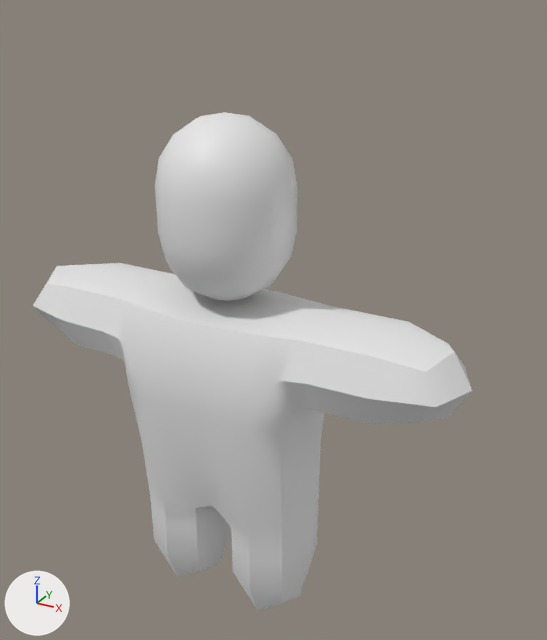
The FBX model BannerMan/Assets/Imports/Models/Civilian.fbx: old version first, new version second.
Both versions are drawn from a camera (50 mm lens) standing at (1.98, -3.1, 3.38) and looking at (0.17, 0.2, 1.73). The axes (+X, +Y, +Z) are drawn at lower left. The lights are the same throughout. Where no turn or scale is listed for an object, it has been applied to the vertices. Vertices at the same position are counted once.
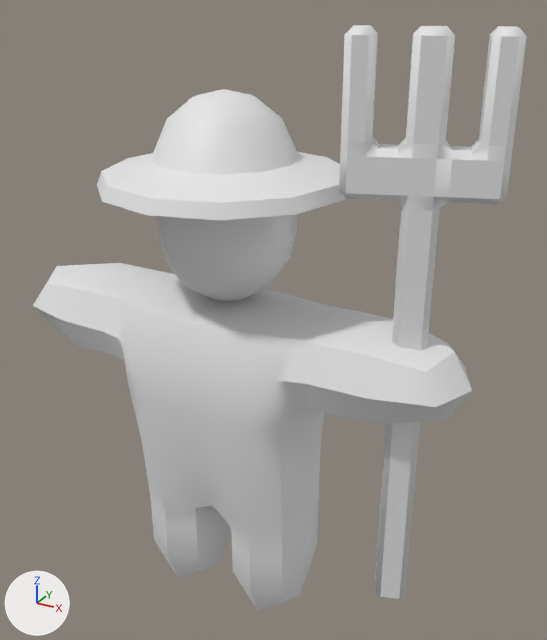
What differs and where, as boxes (x1, y1, x2, y2) in the pictures (547 x 640 px):
'Cylinder', reshaped (12% wider, 17% taller)
    before: (33, 112, 472, 611)
    after: (33, 25, 527, 611)
part 1 of me_mesh, added
    after: (339, 25, 527, 599)
part 2 of me_mesh, built on
    before: (197, 112, 252, 123)
    after: (101, 89, 340, 203)

Edits to the bpy script that builds the scene:
```text
Change me_mesh:
    used by ob_cylinder; location = (0.0, 0.0, 0.0)
    remove me_mesh.from_pydata(...)  # 410 vertices, 324 faces; spans x -1.3..1.3, y -0.37..0.73, z 0.0..2.92
    add me_mesh.from_pydata(...)  # 598 vertices, 514 faces; spans x -1.3..1.34, y -0.62..0.73, z 0.0..3.24
    me_mesh part 1: a new loose piece of 152 vertices spanning x 0.65..1.34, y -0.18..0.18, z 0.37..3.24
    me_mesh part 2
    1 vertex is removed from x 0.0, y 0.02, z 2.84
    12 faces are deleted
    36 vertices move from x -0.32..0.32, y -0.31..0.34, z 2.62..2.81 to x -0.63..0.63, y -0.62..0.65, z 2.49..2.56
    37 vertices are added at x -0.36..0.36, y -0.34..0.37, z 2.62..2.94
    48 new faces join them
```
